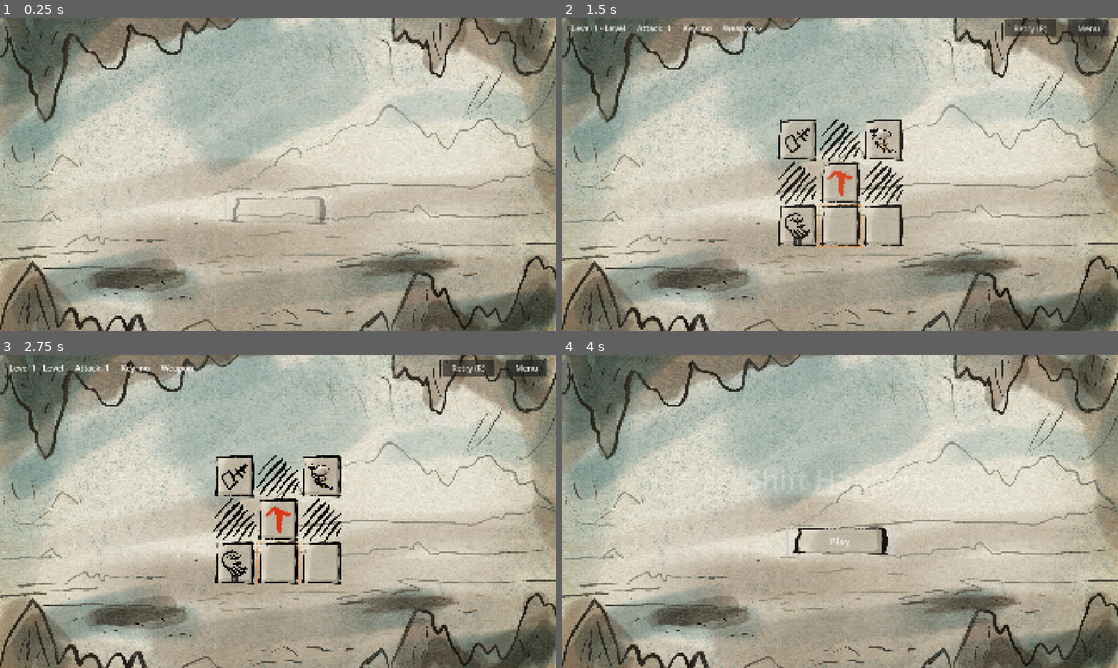
Above: before the commit, frames 1-4 (two rows, left to right).
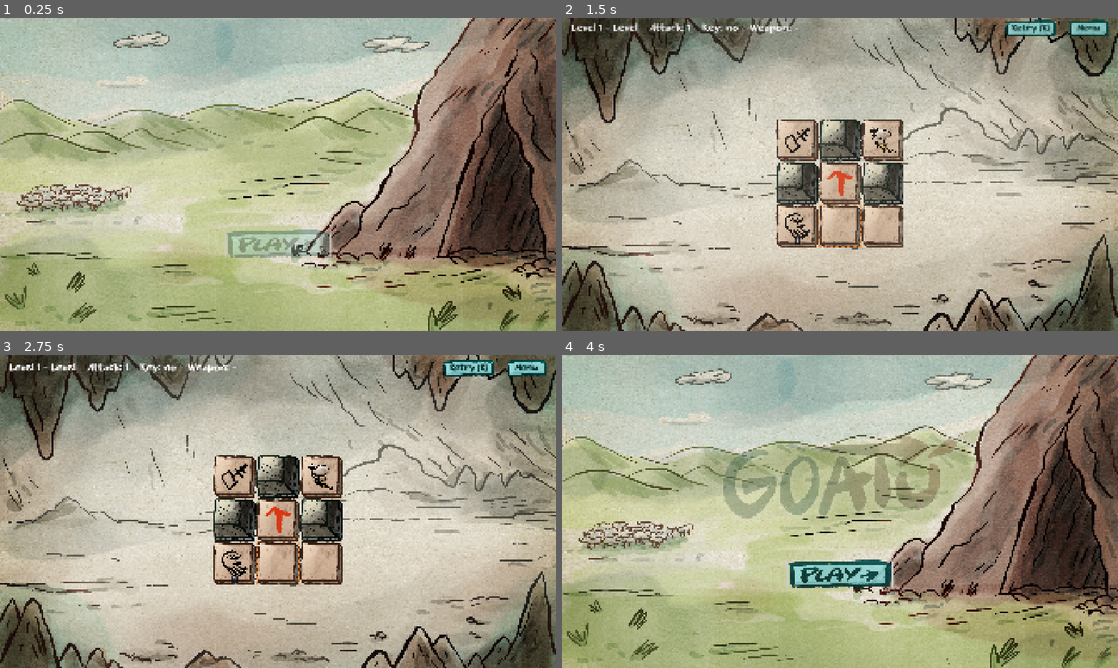
Above: after the commit, the same moments.

Repository: mattsoli/gameoff2026
Game: Godot game, scene res://scenes/main_menu/main_menu.tscn
Same seed, same stepped clock (60 frames per second), same inputs: the game is played once before the commit and once after it.
Inputs (mouse positions are in pixels of both pictures, inside the frame that each line leads up to; where the layout moved, square brackets give the same spot in the first picture):
- Up to frame 1 (0.25 s): no input
- Up to frame 2 (1.5 s): click (840, 237) [840, 202] at 0.5 s; click "Retry (R)" at 1.25 s
- Up to frame 3 (2.75 s): click "Retry (R)" at 2 s
- Up to frame 4 (4 s): click "Retry (R)" at 2.75 s; click "Menu" at 3.5 s

The runs differ from the first frame. In frame 1, 75% of the frame differs, in the area x 0-100%, y 0-100%; in frame 2, 57%; in frame 3, 58%; in frame 4, 76%.

Commit message:
Refresh game art and UI styling
Add updated menu assets, tile textures, and a custom font; restyle buttons and result overlays, and update the main menu and tile resources to use the new artwork.

Diff:
--- a/data/settings/ui_settings.tres
+++ b/data/settings/ui_settings.tres
@@ -4,10 +4,12 @@
 [ext_resource type="Script" uid="uid://wdl32q0sit3m" path="res://src/settings/ui/ui_animation.gd" id="2_dbu1s"]
 [ext_resource type="Script" uid="uid://csriqntp7scqs" path="res://src/settings/ui/button_state_effect.gd" id="2_j2qu1"]
 [ext_resource type="Script" uid="uid://blp5rf3kj6aep" path="res://src/settings/ui/screen_background.gd" id="3_wdt5l"]
-[ext_resource type="Texture2D" uid="uid://3d28fgbeswuu" path="res://assets/Fondo.png" id="4_j2qu1"]
 [ext_resource type="Script" uid="uid://cdm51gpmru5x7" path="res://src/settings/ui/button_feedback.gd" id="4_qpioc"]
 [ext_resource type="Script" uid="uid://sksk5nd5xv6r" path="res://src/settings/ui/ui_settings.gd" id="5_qpioc"]
 [ext_resource type="Theme" uid="uid://ccuhfibspu2e5" path="res://data/settings/ui_theme.tres" id="6_dbu1s"]
+[ext_resource type="Texture2D" uid="uid://creiwito1akac" path="res://assets/ui/Fondo.jpg" id="6_pthnc"]
+[ext_resource type="Texture2D" uid="uid://d1n1hd5e70au7" path="res://assets/ui/Fondo_menu.jpg" id="7_pthnc"]
+[ext_resource type="Texture2D" uid="uid://bjapvef1s0kt7" path="res://assets/ui/Titolo.png" id="7_qpioc"]
 
 [sub_resource type="Resource" id="Resource_pthnc"]
 script = ExtResource("1_0c2jj")
@@ -49,7 +51,7 @@
 
 [sub_resource type="Resource" id="Resource_t4kc0"]
 script = ExtResource("3_wdt5l")
-texture = ExtResource("4_j2qu1")
+texture = ExtResource("6_pthnc")
 
 [sub_resource type="Resource" id="Resource_ignwl"]
 script = ExtResource("1_0c2jj")
@@ -59,7 +61,7 @@
 
 [sub_resource type="Resource" id="Resource_c8vmv"]
 script = ExtResource("3_wdt5l")
-texture = ExtResource("4_j2qu1")
+texture = ExtResource("7_pthnc")
 
 [sub_resource type="Resource" id="Resource_dabjp"]
 script = ExtResource("1_0c2jj")
@@ -91,6 +93,7 @@
 script = ExtResource("5_qpioc")
 theme = ExtResource("6_dbu1s")
 menu_background = SubResource("Resource_c8vmv")
+menu_logo = ExtResource("7_qpioc")
 menu_title_appear = SubResource("Resource_bya7h")
 menu_buttons_appear = SubResource("Resource_dabjp")
 game_background = SubResource("Resource_t4kc0")
--- a/data/settings/ui_theme.tres
+++ b/data/settings/ui_theme.tres
@@ -1,6 +1,17 @@
 [gd_resource type="Theme" format=3 uid="uid://ccuhfibspu2e5"]
 
-[ext_resource type="Texture2D" uid="uid://b431f0uupuj5l" path="res://assets/tessera.png" id="1_oqe2t"]
+[ext_resource type="Texture2D" uid="uid://cugw8wm20podq" path="res://assets/ui/pulsante_play_vuoto.png" id="1_p2fmm"]
+[ext_resource type="Texture2D" uid="uid://c2v4fel6o0aey" path="res://assets/ui/pulsante_play.png" id="1_vc7m5"]
+[ext_resource type="FontFile" uid="uid://bjelfh3v2hnlc" path="res://assets/fonts/eEpicSlap.ttf" id="2_vc7m5"]
+
+[sub_resource type="StyleBoxTexture" id="StyleBoxTexture_pthnc"]
+texture = ExtResource("1_p2fmm")
+
+[sub_resource type="StyleBoxTexture" id="StyleBoxTexture_or6h7"]
+texture = ExtResource("1_p2fmm")
+
+[sub_resource type="StyleBoxTexture" id="StyleBoxTexture_fko1v"]
+texture = ExtResource("1_p2fmm")
 
 [sub_resource type="StyleBoxFlat" id="StyleBoxFlat_jewmd"]
 bg_color = Color(0.13, 0.14, 0.18, 0.98)
@@ -14,16 +25,35 @@
 corner_radius_bottom_right = 16
 corner_radius_bottom_left = 16
 
+[sub_resource type="StyleBoxTexture" id="StyleBoxTexture_ovp_hover"]
+texture = ExtResource("1_p2fmm")
+
+[sub_resource type="StyleBoxTexture" id="StyleBoxTexture_ovp_normal"]
+texture = ExtResource("1_p2fmm")
+
+[sub_resource type="StyleBoxTexture" id="StyleBoxTexture_ovp_pressed"]
+texture = ExtResource("1_p2fmm")
+
 [sub_resource type="StyleBoxTexture" id="StyleBoxTexture_dbu1s"]
-texture = ExtResource("1_oqe2t")
+texture = ExtResource("1_vc7m5")
 
 [sub_resource type="StyleBoxTexture" id="StyleBoxTexture_eub1u"]
-texture = ExtResource("1_oqe2t")
+texture = ExtResource("1_vc7m5")
 
 [sub_resource type="StyleBoxTexture" id="StyleBoxTexture_oqe2t"]
-texture = ExtResource("1_oqe2t")
+texture = ExtResource("1_vc7m5")
+
+[sub_resource type="StyleBoxTexture" id="StyleBoxTexture_uqeha"]
+texture = ExtResource("1_p2fmm")
+
+[sub_resource type="StyleBoxTexture" id="StyleBoxTexture_0ebjn"]
+texture = ExtResource("1_p2fmm")
+
+[sub_resource type="StyleBoxTexture" id="StyleBoxTexture_ob46e"]
+texture = ExtResource("1_p2fmm")
 
 [resource]
+default_font = ExtResource("2_vc7m5")
 default_font_size = 28
 AttackValueLabel/base_type = &"Label"
 AttackValueLabel/colors/font_color = Color(1, 0.8, 0.35, 1)
@@ -33,11 +63,27 @@
 CombatantNameLabel/base_type = &"Label"
 CombatantNameLabel/font_sizes/font_size = 40
 HudButton/base_type = &"Button"
+HudButton/colors/font_color = Color(0, 0.15686275, 0.14901961, 1)
+HudButton/colors/font_focus_color = Color(0, 0.15686275, 0.14901961, 1)
+HudButton/colors/font_hover_color = Color(0, 0.15686275, 0.14901961, 1)
+HudButton/colors/font_pressed_color = Color(0, 0.15686275, 0.14901961, 1)
 HudButton/font_sizes/font_size = 28
+HudButton/styles/hover = SubResource("StyleBoxTexture_pthnc")
+HudButton/styles/normal = SubResource("StyleBoxTexture_or6h7")
+HudButton/styles/pressed = SubResource("StyleBoxTexture_fko1v")
 HudLabel/base_type = &"Label"
-HudLabel/font_sizes/font_size = 28
+HudLabel/font_sizes/font_size = 32
 OverlayPanel/base_type = &"PanelContainer"
 OverlayPanel/styles/panel = SubResource("StyleBoxFlat_jewmd")
+OverlayPrimaryButton/base_type = &"Button"
+OverlayPrimaryButton/colors/font_color = Color(0, 0.15686275, 0.14901961, 1)
+OverlayPrimaryButton/colors/font_focus_color = Color(0, 0.15686275, 0.14901961, 1)
+OverlayPrimaryButton/colors/font_hover_color = Color(0, 0.15686275, 0.14901961, 1)
+OverlayPrimaryButton/colors/font_pressed_color = Color(0, 0.15686275, 0.14901961, 1)
+OverlayPrimaryButton/font_sizes/font_size = 36
+OverlayPrimaryButton/styles/hover = SubResource("StyleBoxTexture_ovp_hover")
+OverlayPrimaryButton/styles/normal = SubResource("StyleBoxTexture_ovp_normal")
+OverlayPrimaryButton/styles/pressed = SubResource("StyleBoxTexture_ovp_pressed")
 OverlayTitleLabel/base_type = &"Label"
 OverlayTitleLabel/font_sizes/font_size = 52
 PrimaryButton/base_type = &"Button"
@@ -50,7 +96,14 @@
 ScreenTitleLabel/base_type = &"Label"
 ScreenTitleLabel/font_sizes/font_size = 56
 SecondaryButton/base_type = &"Button"
+SecondaryButton/colors/font_color = Color(0, 0.15686275, 0.14901961, 1)
+SecondaryButton/colors/font_focus_color = Color(0, 0.15686275, 0.14901961, 1)
+SecondaryButton/colors/font_hover_color = Color(0, 0.15686275, 0.14901961, 1)
+SecondaryButton/colors/font_pressed_color = Color(0, 0.15686275, 0.14901961, 1)
 SecondaryButton/font_sizes/font_size = 32
+SecondaryButton/styles/hover = SubResource("StyleBoxTexture_uqeha")
+SecondaryButton/styles/normal = SubResource("StyleBoxTexture_0ebjn")
+SecondaryButton/styles/pressed = SubResource("StyleBoxTexture_ob46e")
 TitleLabel/base_type = &"Label"
 TitleLabel/font_sizes/font_size = 96
 VsLabel/base_type = &"Label"
--- a/data/tiles/floor.tres
+++ b/data/tiles/floor.tres
@@ -1,11 +1,12 @@
 [gd_resource type="Resource" script_class="TileDefinition" format=3 uid="uid://b1m567jort8ih"]
 
 [ext_resource type="Script" uid="uid://cw13whhvesxmr" path="res://src/settings/tile_definition.gd" id="1_u60f2"]
-[ext_resource type="Texture2D" uid="uid://b431f0uupuj5l" path="res://assets/tessera.png" id="2_6yvw6"]
+[ext_resource type="Texture2D" uid="uid://b3wngw17f2t2f" path="res://assets/Tessera01.png" id="2_wbfai"]
+[ext_resource type="Texture2D" uid="uid://rj1ee34p7dki" path="res://assets/Tessera02.png" id="3_ijdyc"]
 
 [resource]
 script = ExtResource("1_u60f2")
 id = &"floor"
 display_name = "Floor"
 accent_color = Color(0.3, 0.33, 0.4, 1)
-texture = ExtResource("2_6yvw6")
+texture_variants = Array[Texture2D]([ExtResource("2_wbfai"), ExtResource("3_ijdyc")])
--- a/data/tiles/goal.tres
+++ b/data/tiles/goal.tres
@@ -1,9 +1,10 @@
 [gd_resource type="Resource" script_class="TileDefinition" format=3 uid="uid://d002sx1i2c56q"]
 
 [ext_resource type="Script" uid="uid://cw13whhvesxmr" path="res://src/settings/tile_definition.gd" id="1_h1nk8"]
-[ext_resource type="Texture2D" uid="uid://b431f0uupuj5l" path="res://assets/tessera.png" id="2_rt2xk"]
 [ext_resource type="Texture2D" uid="uid://b7rqjx0ir45ko" path="res://assets/Pecora_locked.png" id="3_olt6e"]
 [ext_resource type="Texture2D" uid="uid://3g4y2yq137um" path="res://assets/Pecora_unlocked.png" id="4_olt6e"]
+[ext_resource type="Texture2D" uid="uid://b3wngw17f2t2f" path="res://assets/Tessera01.png" id="4_vyd08"]
+[ext_resource type="Texture2D" uid="uid://rj1ee34p7dki" path="res://assets/Tessera02.png" id="5_wbaal"]
 
 [resource]
 script = ExtResource("1_h1nk8")
@@ -11,6 +12,6 @@
 display_name = "Goal"
 is_goal = true
 accent_color = Color(0.25, 0.75, 0.55, 1)
-texture = ExtResource("2_rt2xk")
+texture_variants = Array[Texture2D]([ExtResource("4_vyd08"), ExtResource("5_wbaal")])
 texture_unlocked = ExtResource("4_olt6e")
 texture_locked = ExtResource("3_olt6e")
--- a/data/tiles/wall.tres
+++ b/data/tiles/wall.tres
@@ -1,7 +1,7 @@
 [gd_resource type="Resource" script_class="TileDefinition" format=3 uid="uid://ceeqlavbqqe5p"]
 
 [ext_resource type="Script" uid="uid://cw13whhvesxmr" path="res://src/settings/tile_definition.gd" id="1_xoiky"]
-[ext_resource type="Texture2D" uid="uid://k6t8rc5p1247" path="res://assets/Icona_muro2.png" id="2_7hbw7"]
+[ext_resource type="Texture2D" uid="uid://hgmkbm7pdp6j" path="res://assets/TesseraMuro02.png" id="2_7hbw7"]
 
 [resource]
 script = ExtResource("1_xoiky")
--- a/scenes/main_menu/main_menu.tscn
+++ b/scenes/main_menu/main_menu.tscn
@@ -65,5 +65,4 @@
 layout_mode = 2
 size_flags_horizontal = 4
 theme_type_variation = &"PrimaryButton"
-text = "Play"
 script = ExtResource("fb_script")
--- a/scenes/ui/result_overlay.tscn
+++ b/scenes/ui/result_overlay.tscn
@@ -73,7 +73,7 @@
 unique_name_in_owner = true
 custom_minimum_size = Vector2(300, 72)
 layout_mode = 2
-theme_type_variation = &"PrimaryButton"
+theme_type_variation = &"OverlayPrimaryButton"
 text = "OK"
 script = ExtResource("fb_script")
 
Binary file removed: assets/Fondo.png
Binary file added: assets/Tessera01.png
Not shown, added: assets/Tessera01.png.import
Binary file added: assets/Tessera02.png
Not shown, added: assets/Tessera02.png.import
Binary file added: assets/TesseraMuro02.png
Not shown, added: assets/TesseraMuro02.png.import
Binary file added: assets/fonts/eEpicSlap.ttf
Not shown, added: assets/fonts/eEpicSlap.ttf.import
Binary file added: assets/ui/Fondo.jpg
Not shown, added: assets/ui/Fondo.jpg.import
Binary file added: assets/ui/Fondo_menu.jpg
(and 28 more such lines)
